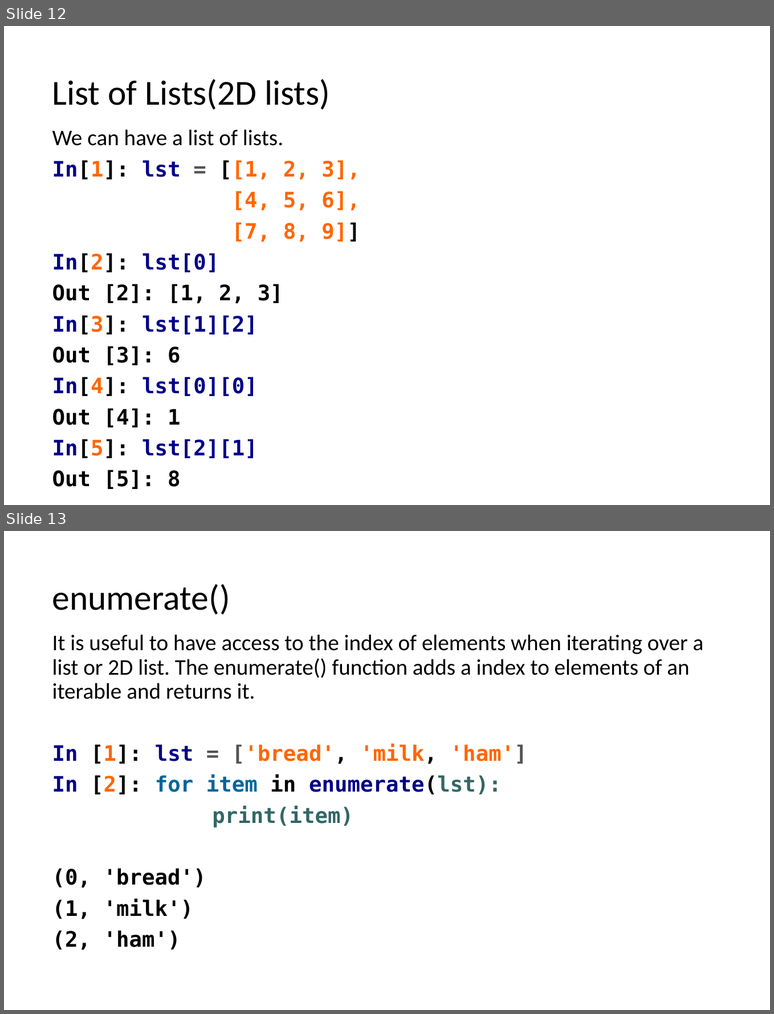
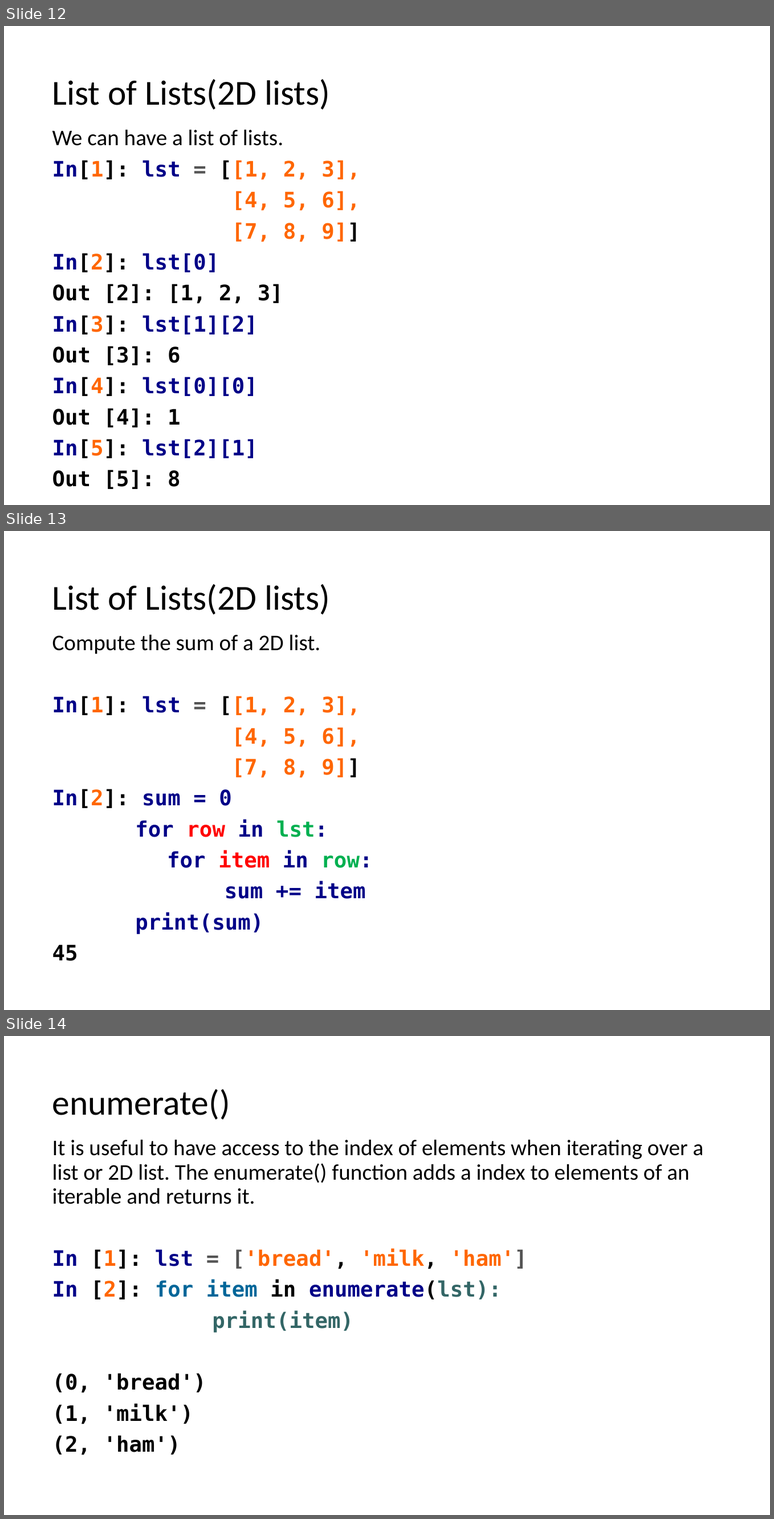
Before and after one commit to LongBaoNguyen/longbaonguyen.github.io, a slide deck: courses/apcsp/lect7.pptx. Shown one above the other, each under a label of ours: slides 12 and 13 before the commit, slides 12, 13 and 14 after it. The pictures are 774x1014 and 774x1519 pixels, drawn with LibreOffice and Linux fonts; fonts in the diff are those of the drawing. Boxes give left, top, right and bottom in pixels: in the first picture for what was removed or moved away, otherwise in the second. Text is boxed around its words. In the diff, an @@ line names an element or a change of style, - is before the commit and + after.

```diff
--- a/courses/apcsp/lect7.pptx
+++ b/courses/apcsp/lect7.pptx
@@ slide 13 added at [4, 531, 770, 1010], background #FFFFFF @@
@@ title added at [52, 584, 330, 615], 33 pt, text #000000 @@
+List of Lists(2D lists)
@@ text added at [52, 634, 372, 961], 20 pt, text #000087, bold @@
+Compute the sum of a 2D list.
+In[1]: lst = [[1, 2, 3],
+[4, 5, 6],
+[7, 8, 9]]
+In[2]: sum = 0
+for row in lst:
+for item in row:
+sum += item
+print(sum)
+45
@@ what was slide 13 is now slide 14 @@
```
Also in this commit, not shown: 3 other files.
